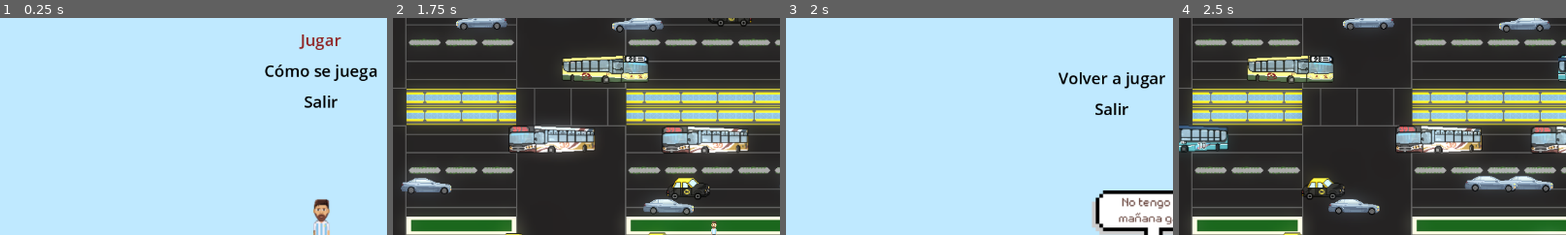
Above: before the commit, frames 1-4 (left to right).
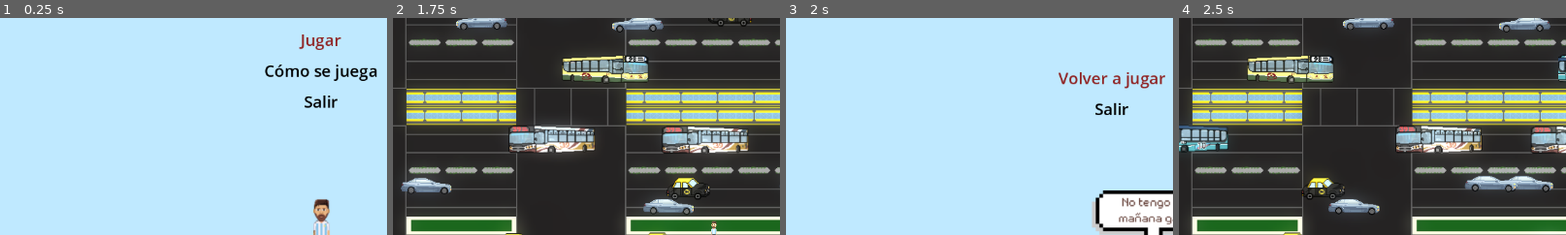
Above: after the commit, the same moments.

Repository: FlorenciaMorelli/cruzARG-on-godot
Game: Godot game, scene res://UI/scenes/menu.tscn
The game is run twice, just before and just after one commit, with the same random seed, the same clock (stepped at 60 frames per second) and the same inputs.
Inputs:
- Up to frame 1 (0.25 s): no input
- Up to frame 2 (1.75 s): click "Jugar" at 0.5 s; tap Enter (select) at 1.25, 1.35 s; hold Up (up) from 1.28 s (still down)
- Up to frame 3 (2 s): keep holding Up (up)
- Up to frame 4 (2.5 s): release Up (up) at 2 s; click "Volver a jugar" at 2 s
The pictures show only the part of the screen within x 8-58%, y 34-84%; the shares and areas given below are measured in that part.

Frames 1-2 are identical in both runs. In frame 3, 0.7% of the frame differs, in the area x 70-98%, y 25-33%; in frame 4, nothing differs.

Commit message:
feature(game over): implement keys handler

Diff:
--- a/UI/scripts/game_over_menu.gd
+++ b/UI/scripts/game_over_menu.gd
@@ -1,14 +1,23 @@
 extends CanvasLayer
+
+var selected_index: int = 0
+@onready var playagain_button : Button = $GameOver_Control/GameOver_VBoxContainer/PlayAgain_Button
+@onready var exit_button : Button = $GameOver_Control/GameOver_VBoxContainer/Exit_Button
+var menu_items = []
+
+# Speed for selecting menu items
+var move_speed = 1
 
 
 # Called when the node enters the scene tree for the first time.
 func _ready() -> void:
-	pass # Replace with function body.
-
+	menu_items = [playagain_button, exit_button]
+	# Set the initial selected item
+	update_selected_item()
 
 # Called every frame. 'delta' is the elapsed time since the previous frame.
 func _process(delta: float) -> void:
-	pass
+	_handle_keys()
 
 
 func _on_play_again_button_pressed() -> void:
@@ -16,3 +25,28 @@
 
 func _on_exit_button_pressed() -> void:
 	get_tree().quit()
+
+
+func update_selected_item():
+	# Deselect all menu items
+	for i in range(len(menu_items)):
+		menu_items[i].modulate = Color(0.0, 0.0, 0.0, 1.0)  # Normal color
+	# Select the current item
+	menu_items[selected_index].modulate = Color(0.647059, 0.164706, 0.164706, 1)  # Highlight color
+
+func _handle_keys() :
+	if Input.is_action_just_pressed("down"):
+		selected_index += move_speed
+		selected_index = clamp(selected_index, 0, len(menu_items) - 1)
+		update_selected_item()
+
+	if Input.is_action_just_pressed("up"):
+		selected_index -= move_speed
+		selected_index = clamp(selected_index, 0, len(menu_items) - 1)
+		update_selected_item()
+
+	if Input.is_action_just_pressed("select") :
+		menu_items[selected_index].emit_signal("pressed")
+
+	if Input.is_action_just_pressed("exit") :
+		get_tree().quit()
--- a/levels/scripts/main_level.gd
+++ b/levels/scripts/main_level.gd
@@ -7,9 +7,12 @@
 	spawn_item()
 
 func _process(delta: float) -> void:
-	if Input.is_action_just_pressed("exit") :
-		get_tree().change_scene_to_file("res://UI/scenes/menu.tscn")
+	_handle_keys()
 
 func spawn_item():
 	var victory_item = item_scene.instantiate()
 	add_child(victory_item)
+
+func _handle_keys() :
+	if Input.is_action_just_pressed("exit") :
+		get_tree().change_scene_to_file("res://UI/scenes/menu.tscn")
